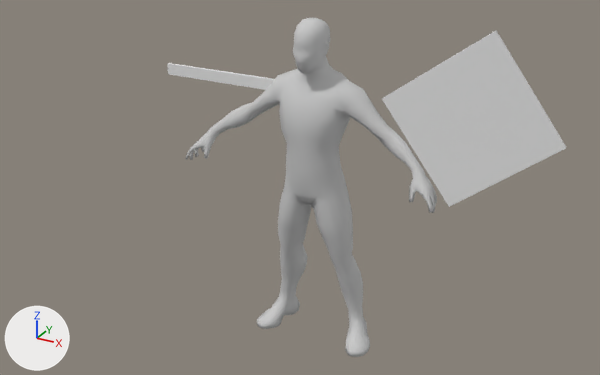
Before and after pictures for a commit that changed the FBX model PitLord/Assets/Animations_orig/PlayerShortAttackLight01_A.fbx.
The view is the same before and after, from a 50 mm lens placed at (1.87, -3.62, 2.67), pointed at (0.03, -0.27, 1.0). Every picture has the same lights, and +X, +Y and +Z are marked at lower left. Where no turn or scale is listed for an object, it has been applied to the vertices.

The older version as bpy lines, for what is in view:
```python
me_mesh = bpy.data.meshes.new('Mesh')
me_mesh.from_pydata(...)  # 928 vertices, 1852 faces; spans x -0.71..0.71, y -0.17..0.17, z -0.01..1.81
me_mesh.materials.append(mat_basemesh_arshlevon_shoesdefault)  # light grey #cacaca
me_mesh_001 = bpy.data.meshes.new('Mesh.001')
me_mesh_001.from_pydata(...)  # a box spanning x -3.0..3.0, y -1.0..1.0, z -10.0..90.0
me_mesh_002 = bpy.data.meshes.new('Mesh.002')
me_mesh_002.from_pydata(...)  # a box spanning x 7.9..9.9, y -30.0..30.0, z -27.5..32.5
ob_box002 = bpy.data.objects.new('Box002', me_mesh_002)
ob_box002.location = (0.837, -0.037, 1.408)
ob_box002.rotation_euler = (0.627, -0.048, -1.414)  # degrees (36, -2.8, -81)
ob_box002.scale = (0.01, 0.01, 0.01)
ob_lowman_shoes = bpy.data.objects.new('lowman_shoes', me_mesh)
ob_lowman_shoes.location = (0.001, -0.052, 0.0)
ob_sword_bone_box001 = bpy.data.objects.new('Sword_Bone:Box001', me_mesh_001)
ob_sword_bone_box001.location = (-0.825, -0.037, 1.425)
ob_sword_bone_box001.rotation_euler = (0.0000176, -1.566, 3.142)  # degrees (0, -90, 180)
ob_sword_bone_box001.scale = (0.01, 0.01, 0.01)
```
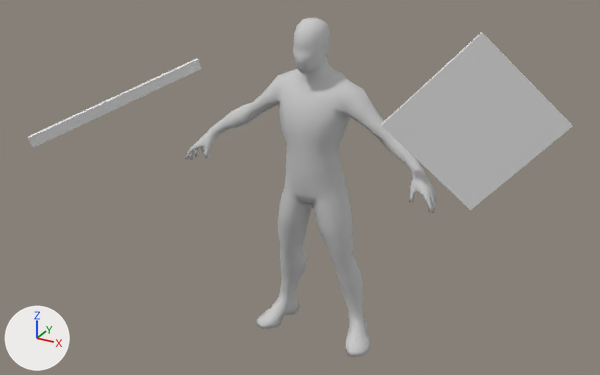
Where the change shows, as pixel boxes (x1, y1, x2, y2) in the pictures (600 x 375 px):
'Box002', turned: before (382, 30, 566, 207); after (381, 32, 573, 210)
'Sword_Bone:Box001', turned: before (167, 63, 275, 90); after (28, 58, 202, 148)

The change, as a list of edits to the scene's bpy script:
```text
Change ob_box002:
    ob_box002.rotation_euler: (0.627, -0.048, -1.414) -> (0.811, 0.0278, -1.152)  # degrees (36, -2.8, -81) -> degrees (46, 1.6, -66)
Change ob_sword_bone_box001:
    ob_sword_bone_box001.rotation_euler: (0.0000176, -1.566, 3.142) -> (0.129, 1.857, -1.968)  # degrees (0, -90, 180) -> degrees (7.4, 106, -113)
```
